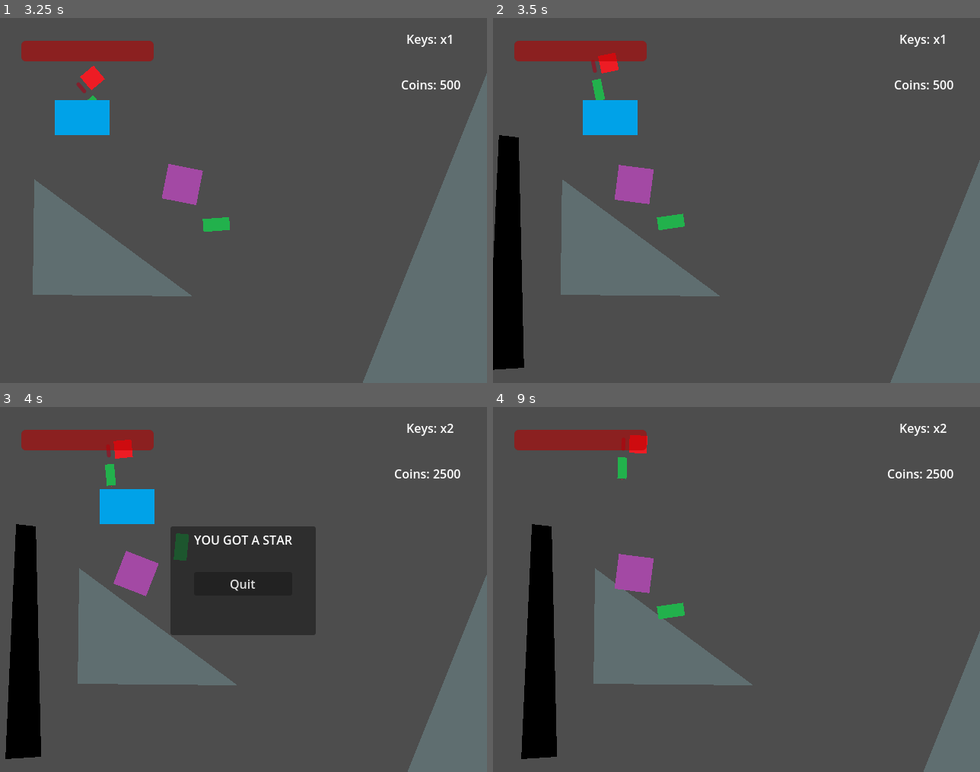
Above: before the commit, frames 1-4 (two rows, left to right).
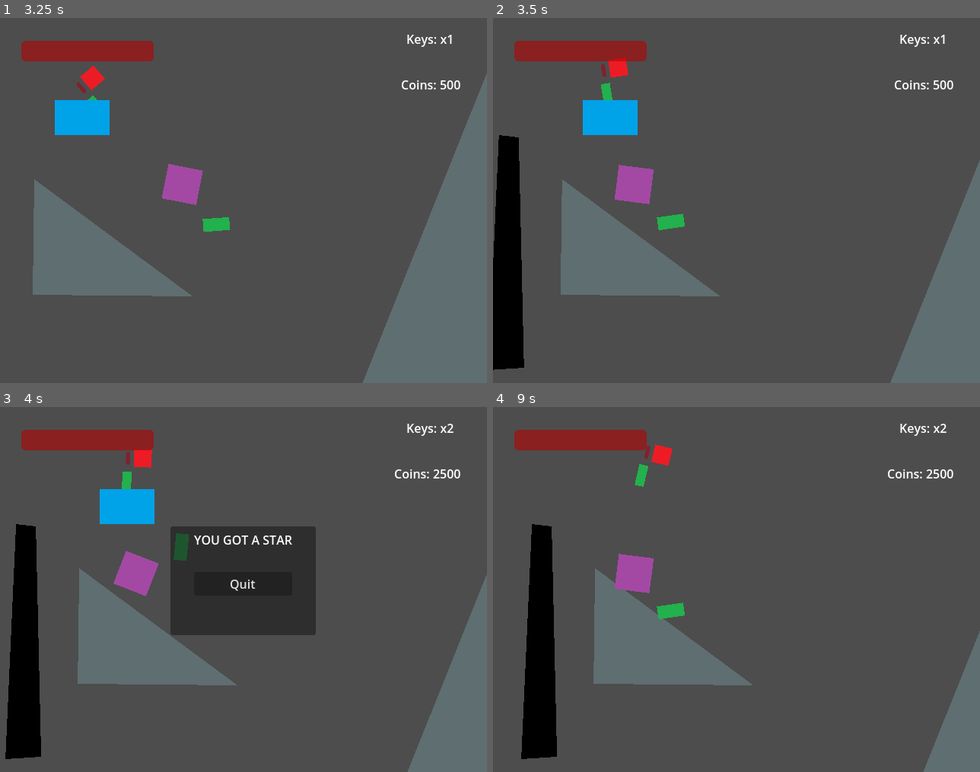
Above: after the commit, the same moments.

Repository: tehlyre/document1
Game: Godot game, scene res://scenes/main.tscn
Two runs of this game, one before a commit and one after it. Both use one fixed random seed, a clock stepped at 60 frames per second and the inputs below.
Inputs (mouse positions are in pixels of both pictures, inside the frame that each line leads up to):
- Up to frame 1 (3.25 s): tap Enter at 0.5, 2 s; move the mouse to (219, 273) at 0.52 s; hold C (interact) 0.53-1.28 s; hold Up (up) 0.53-2.03 s; click (219, 273) at 0.67 s; tap Space at 1.25, 2.75 s; move the mouse to (389, 255) at 1.27 s; click (389, 255) at 1.35 s; move the mouse to (97, 145) at 2.02 s; hold C (interact) 2.03-2.78 s; hold Left (left) from 2.03 s (still down); move the mouse to (267, 200) at 2.77 s; click (267, 200) at 2.85 s
- Up to frame 2 (3.5 s): keep holding Left (left)
- Up to frame 3 (4 s): move the mouse to (170, 498) at 3.52 s; release Left (left) at 3.53 s; hold Down (down) from 3.53 s (still down); hold C (interact) from 3.53 s (still down)
- Up to frame 4 (9 s): tap Enter at 4.25 s; move the mouse to (843, 571) at 4.27 s; release Down (down) at 4.28 s; release C (interact) at 4.28 s; hold Right (right) 4.28-5.03 s; click (843, 571) at 4.35 s; tap Space at 5 s; move the mouse to (639, 607) at 5.02 s; hold Up (up) 5.03-5.78 s; hold C (interact) 5.03-5.78 s; click (639, 607) at 5.17 s; move the mouse to (785, 509) at 5.77 s; hold Right (right) 5.78-8.03 s; click (785, 509) at 5.85 s; move the mouse to (712, 662) at 6.52 s; hold C (interact) 6.53-7.28 s; move the mouse to (882, 644) at 7.27 s; click (882, 644) at 7.35 s; move the mouse to (590, 534) at 8.02 s; hold Down (down) 8.03-8.78 s; hold C (interact) 8.03-8.78 s; move the mouse to (760, 589) at 8.77 s; hold Left (left) from 8.78 s (still down); click (760, 589) at 8.85 s

Frame 1 is identical in both runs. In frame 2, 0.4% of the frame differs, in the area x 20-28%, y 9-23%; in frame 3, 0.6%; in frame 4, 0.6%, in the area x 25-37%, y 7-22%.

Commit message:
fallback commit
partial implementation of peek state for SinEStR

Diff:
--- a/scenes/Characters/enemigo.tscn
+++ b/scenes/Characters/enemigo.tscn
@@ -37,6 +37,10 @@
 scale = Vector2(-0.00271003, -0.00271003)
 texture = ExtResource("2_lc6c0")
 
-[node name="proximity_checker" type="RayCast2D" parent="."]
+[node name="alpha_particle" type="RayCast2D" parent="."]
 position = Vector2(-1, 0)
 target_position = Vector2(64, 0)
+
+[node name="beta_plus" type="RayCast2D" parent="."]
+
+[node name="beta_minus" type="RayCast2D" parent="."]
--- a/scripts/enemy.gd
+++ b/scripts/enemy.gd
@@ -30,6 +30,11 @@
 # float scle: The damage scaling constant, used to calculate how much damage is dealt to the enemy. AKA how many hits does it take to kill using normal bullets.
 var scle : float = 3
 
+var minus_suggestion
+var plus_suggestion
+var minus = true
+var plus = true
+
 # enum States: The states that govern the behavior of the enemy. Currently, only seek (move towards player), stop, and flee (move away from player) have been implemented.
 enum States {
 	SEEK,
@@ -61,12 +66,27 @@
 	velocity += (desired_velocity-velocity)
 
 func peek():
-	print("no peeking")
+	var peeking = true
+	if minus:
+		$beta_minus.target_position = $beta_minus.target_position.rotated(0.1)
+	if plus:
+		$beta_plus.target_position = $beta_plus.target_position.rotated(-0.1)
+	if $beta_minus.get_collider() == null or $beta_minus.get_collider() != $alpha_particle.get_collider():
+		minus_suggestion = $beta_minus.target_position
+		minus = false
+	if $beta_plus.get_collider() == null or $beta_plus.get_collider() != $alpha_particle.get_collider():
+		plus_suggestion = $beta_plus.target_position
+		plus = false
+	if !minus and !plus:
+		if (to_local(player.position)-$beta_plus.target_position).length() < (to_local(player.position)-$beta_minus.target_position).length():
+			velocity = ($beta_plus.target_position.normalized()*max_sped).rotated(PI/8)
+		elif (to_local(player.position)-$beta_minus.target_position).length() < (to_local(player.position)-$beta_plus.target_position).length():
+			velocity = ($beta_minus.target_position.normalized()*max_sped).rotated(PI/8)
 
 # void set_state(void): Sets the appropriate state for the enemy based on preconceived conditions. If the player is farther than 200 units away, switch state to seek. If the
 # player is around 200 units away, switch state to stop, and if the player is under 200 units away, switch state to flee.
 func set_state():
-		if $proximity_checker.get_collider() != null and $proximity_checker.get_collider() != player:
+		if $alpha_particle.get_collider() != null and $alpha_particle.get_collider() != player:
 			state = States.PEEK
 		elif (player.position-position).length() > 200:
 			state = States.SEEK
@@ -91,7 +111,10 @@
 # is called based on the behavior state. The player's movement is initiated, and the enemy's rotation is locked on to the player's. The health bar is updated and the enemy is
 # deleted if its health is zero.
 func _physics_process(delta):
-	$proximity_checker.target_position = to_local(player.position)
+	$alpha_particle.target_position = to_local(player.position)
+	if state != States.PEEK:
+		$beta_minus.target_position = to_local(player.position)
+		$beta_plus.target_position = to_local(player.position)
 	set_state()
 	hazard_thingy()
 
